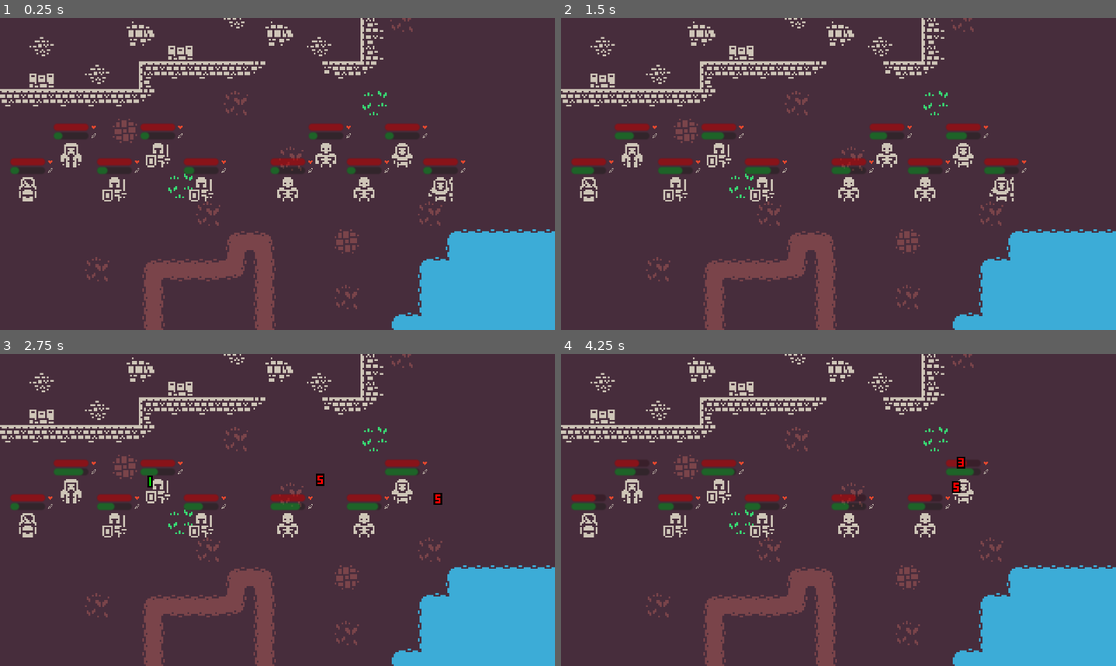
Above: before the commit, frames 1-4 (two rows, left to right).
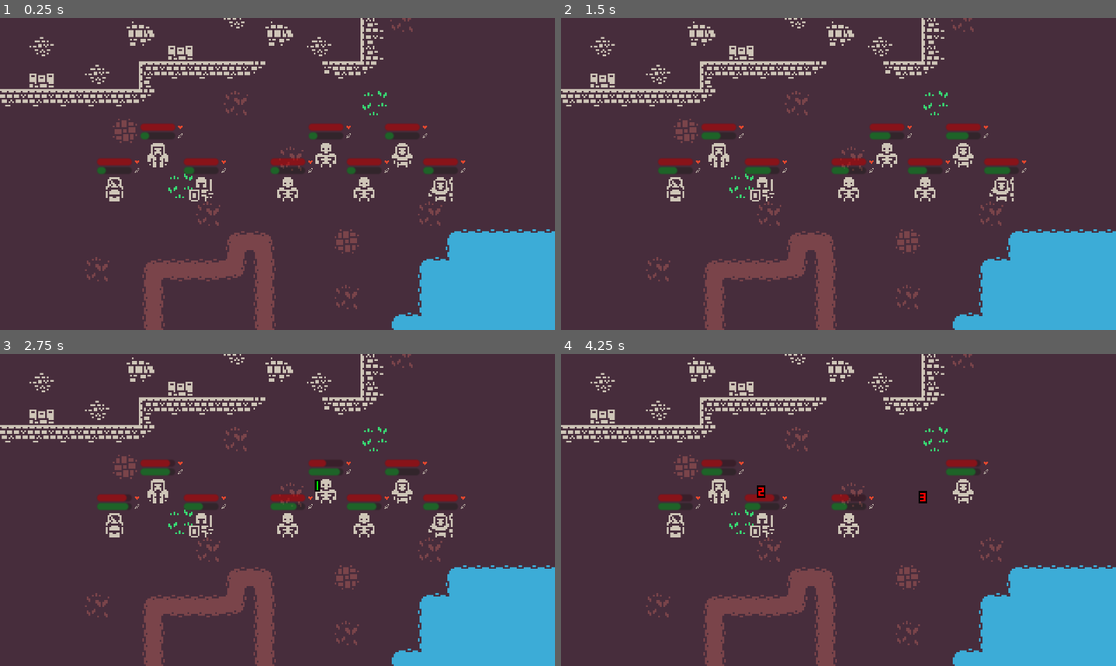
Above: after the commit, the same moments.

Repository: CadenJosey/Autobattler
Game: Godot game, scene res://Scenes/Battle/battle.tscn
Same seed, same stepped clock (60 frames per second), same inputs: the game is played once before the commit and once after it.
Inputs (mouse positions are in pixels of both pictures, inside the frame that each line leads up to):
- Up to frame 1 (0.25 s): no input
- Up to frame 2 (1.5 s): tap Enter at 0.5 s; move the mouse to (960, 158) at 0.52 s; hold D (right) 0.53-1.25 s; click (960, 158) at 0.6 s; tap Space at 1.25 s; drag from (727, 189) to (810, 236) at 1.27 s
- Up to frame 3 (2.75 s): tap Enter at 2 s; move the mouse to (333, 441) at 2.02 s; hold D (right) from 2.03 s (still down); click (333, 441) at 2.1 s
- Up to frame 4 (4.25 s): release D (right) at 2.75 s; drag from (810, 572) to (672, 463) at 2.77 s; move the mouse to (1005, 556) at 3.52 s; hold A (left) from 3.53 s (still down); click (1005, 556) at 3.6 s

The runs differ from the first frame. In frame 1, 1.0% of the frame differs, in the area x 1-79%, y 33-59%; in frame 2, 1.2%; in frame 3, 2.2%, in the area x 1-84%, y 33-59%; in frame 4, 1.9%.

Commit message:
Setup on laptop

Diff:
--- a/Scripts/Battle/battlemanager.gd
+++ b/Scripts/Battle/battlemanager.gd
@@ -18,7 +18,7 @@
 
 # Called when the node enters the scene tree for the first time.
 func _ready():
-	for i in 3:
+	for i in 1:
 		new_adventurer(KNIGHT, _get_adventurer_spawn())
 	new_adventurer(WIZARD, _get_adventurer_spawn())
 	new_adventurer(CLERIC, _get_adventurer_spawn())
